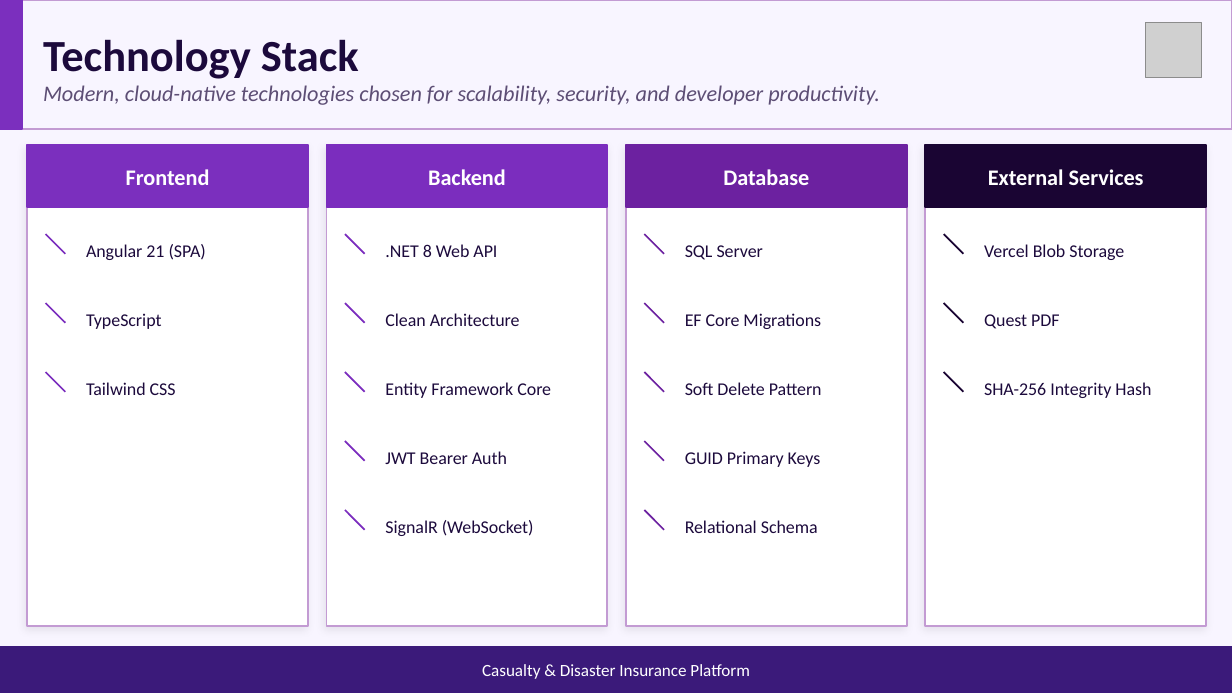
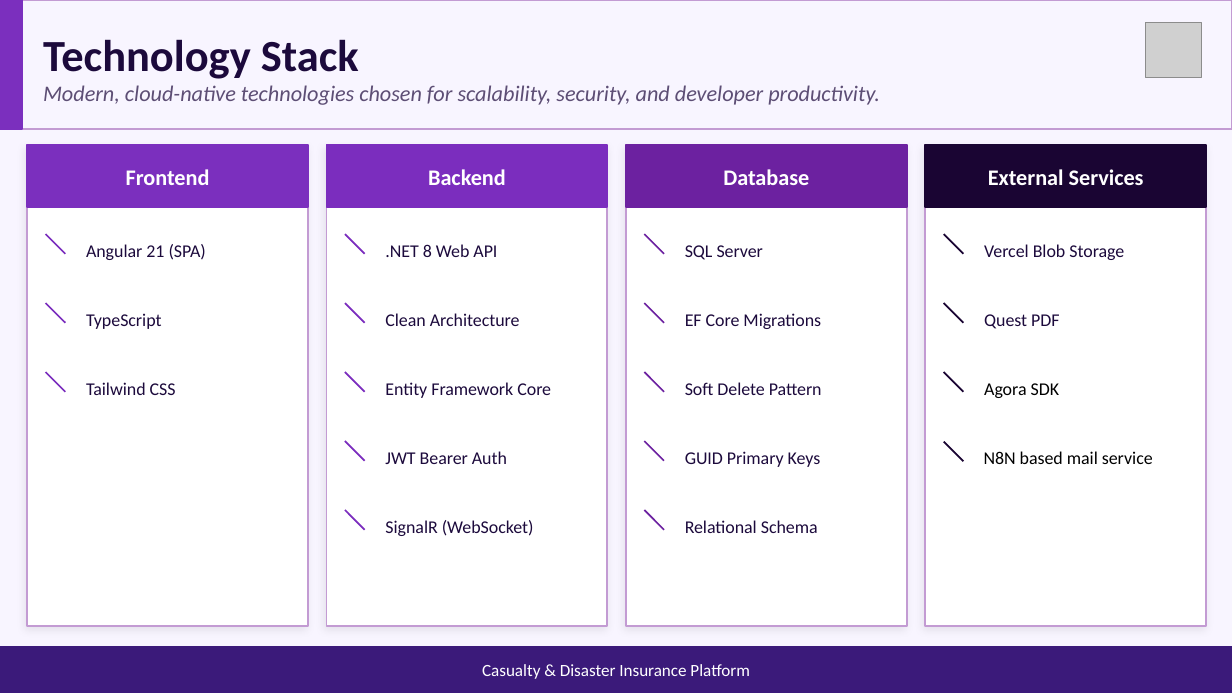
Before and after one commit to goutham4126/GOUTHAM, a slide deck: slide 5 of documents/insurance_capstone.pptx. Drawn at 1232x693 pixels with LibreOffice and Linux fonts; fonts in the diff are those of the drawing; grey boxes stand for pictures. Boxes give left, top, right and bottom in pixels: in the first picture for what was removed or moved away, otherwise in the second. Text is boxed around its words. In the diff, an @@ line names an element or a change of style, - is before the commit and + after.

```diff
--- a/documents/insurance_capstone.pptx
+++ b/documents/insurance_capstone.pptx
@@ text at box(984, 383, 1059, 398): text changed; text colour #1C0A3C to #000000 @@
-SHA-256 Integrity Hash
+Agora SDK
@@ line added from (944, 441) to (963, 461), #1A0533 1 pt @@
@@ text added at box(984, 451, 1153, 464), 10.5 pt, text #000000 @@
+N8N based mail service
```
Also in this commit, not shown: 9 other slides changed, 2 other files.
